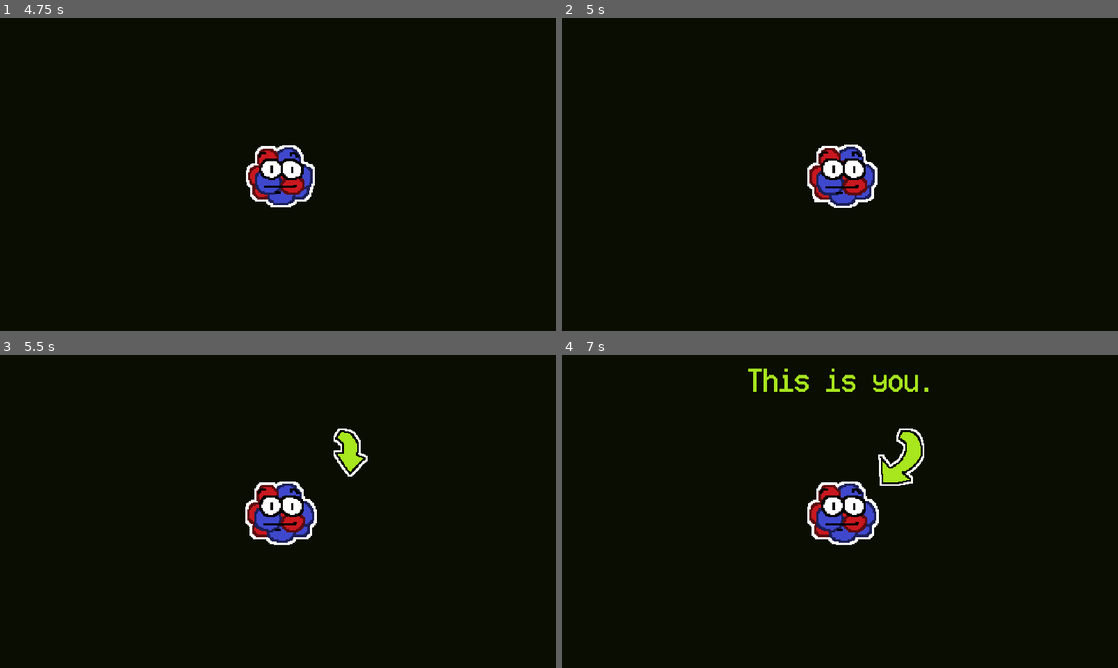
Above: before the commit, frames 1-4 (two rows, left to right).
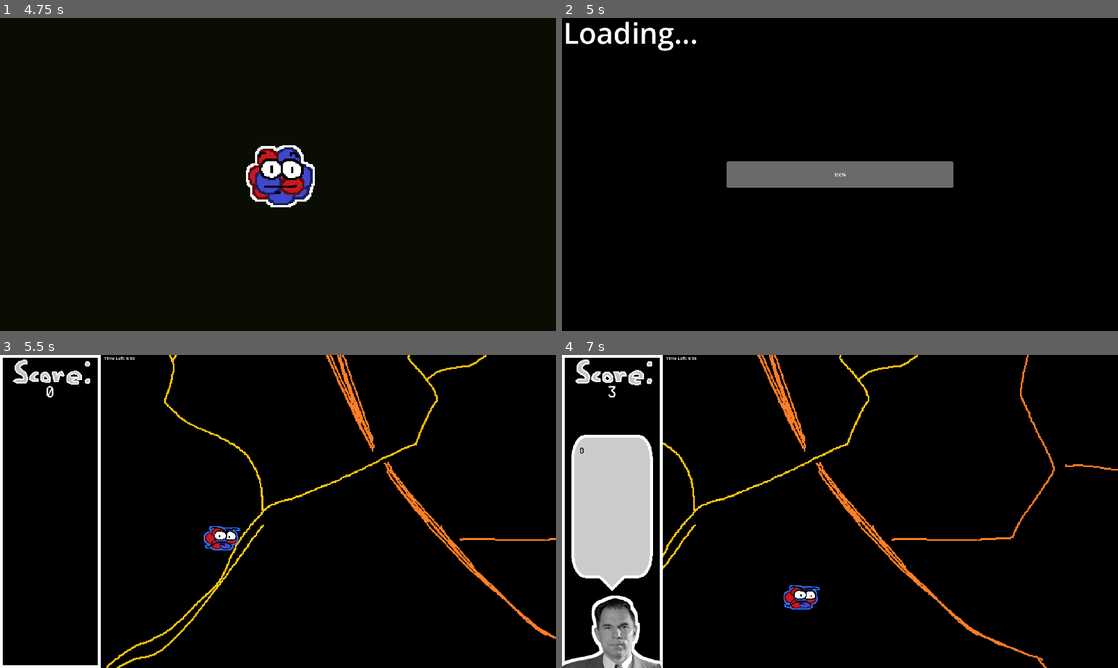
Above: after the commit, the same moments.

Repository: Quill-x/Atom
Game: Godot game, scene res://scenes/title_screen.tscn
Two runs of this game, one before a commit and one after it. Both use one fixed random seed, a clock stepped at 60 frames per second and the inputs below. Sound files missing from this copy of the repository are replaced by a short silence.
Inputs:
- Up to frame 1 (4.75 s): click "play game" at 0.5 s; hold D (Right) 1.28-2.03 s; hold Shift (Slow) 1.28-2.03 s; hold S (Down) 2.03-2.78 s; tap Shift (Slow) at 2.1, 3.6 s; hold D (Right) 2.78-3.53 s; hold Shift (Slow) 2.78-3.53 s; hold Up (Up) 3.53-4.28 s; hold A (Left) from 4.28 s (still down); hold Shift (Slow) from 4.28 s (still down)
- Up to frame 2 (5 s): keep holding A (Left); keep holding Shift (Slow); tap Tab (Skip, bound only after the commit) at 4.9 s
- Up to frame 3 (5.5 s): keep holding A (Left); release Shift (Slow) at 5.03 s; tap Shift (Slow) at 5.1 s
- Up to frame 4 (7 s): release A (Left) at 5.78 s; hold S (Down) 5.78-6.53 s; hold Shift (Slow) 5.78-6.53 s; hold D (Right) from 6.53 s (still down); tap Shift (Slow) at 6.6 s

Frame 1 is identical in both runs. In frame 2, 5.0% of the frame differs, in the area x 0-71%, y 1-61%; in frame 3, 7.2%; in frame 4, 16%, in the area x 0-100%, y 0-100%.

Commit message:
Added Cutscene Skipping

Diff:
--- a/project.godot
+++ b/project.godot
@@ -28,7 +28,6 @@
 window/size/mode=4
 window/size/borderless=true
 window/stretch/mode="viewport"
-window/stretch/aspect="keep_height"
 
 [input]
 
@@ -36,28 +35,24 @@
 "deadzone": 0.5,
 "events": [Object(InputEventKey,"resource_local_to_scene":false,"resource_name":"","device":-1,"window_id":0,"alt_press …(191 unchanged characters)…
 , Object(InputEventKey,"resource_local_to_scene":false,"resource_name":"","device":-1,"window_id":0,"alt_pressed":false …(186 unchanged characters)…
-, Object(InputEventJoypadMotion,"resource_local_to_scene":false,"resource_name":"","device":-1,"axis":0,"axis_value":-1.0,"script":null)
 ]
 }
 Right={
 "deadzone": 0.5,
 "events": [Object(InputEventKey,"resource_local_to_scene":false,"resource_name":"","device":-1,"window_id":0,"alt_press …(192 unchanged characters)…
 , Object(InputEventKey,"resource_local_to_scene":false,"resource_name":"","device":-1,"window_id":0,"alt_pressed":false …(186 unchanged characters)…
-, Object(InputEventJoypadMotion,"resource_local_to_scene":false,"resource_name":"","device":-1,"axis":0,"axis_value":1.0,"script":null)
 ]
 }
 Up={
 "deadzone": 0.5,
 "events": [Object(InputEventKey,"resource_local_to_scene":false,"resource_name":"","device":-1,"window_id":0,"alt_press …(195 unchanged characters)…
 , Object(InputEventKey,"resource_local_to_scene":false,"resource_name":"","device":-1,"window_id":0,"alt_pressed":false …(183 unchanged characters)…
-, Object(InputEventJoypadMotion,"resource_local_to_scene":false,"resource_name":"","device":-1,"axis":1,"axis_value":-1.0,"script":null)
 ]
 }
 Down={
 "deadzone": 0.5,
 "events": [Object(InputEventKey,"resource_local_to_scene":false,"resource_name":"","device":-1,"window_id":0,"alt_press …(192 unchanged characters)…
 , Object(InputEventKey,"resource_local_to_scene":false,"resource_name":"","device":-1,"window_id":0,"alt_pressed":false …(186 unchanged characters)…
-, Object(InputEventJoypadMotion,"resource_local_to_scene":false,"resource_name":"","device":-1,"axis":1,"axis_value":1.0,"script":null)
 ]
 }
 Slow={
@@ -65,6 +60,13 @@
 "events": [Object(InputEventKey,"resource_local_to_scene":false,"resource_name":"","device":-1,"window_id":0,"alt_press …(195 unchanged characters)…
 ]
 }
+Skip={
+"deadzone": 0.5,
+"events": [Object(InputEventKey,"resource_local_to_scene":false,"resource_name":"","device":-1,"window_id":0,"alt_pressed":false,"shift_pressed":false,"ctrl_pressed":false,"meta_pressed":false,"pressed":false,"keycode":0,"physical_keycode":4194306,"key_label":0,"unicode":0,"location":0,"echo":false,"script":null)
+, Object(InputEventKey,"resource_local_to_scene":false,"resource_name":"","device":-1,"window_id":0,"alt_pressed":false,"shift_pressed":false,"ctrl_pressed":false,"meta_pressed":false,"pressed":false,"keycode":0,"physical_keycode":4194305,"key_label":0,"unicode":0,"location":0,"echo":false,"script":null)
+, Object(InputEventKey,"resource_local_to_scene":false,"resource_name":"","device":-1,"window_id":0,"alt_pressed":false,"shift_pressed":false,"ctrl_pressed":false,"meta_pressed":false,"pressed":false,"keycode":0,"physical_keycode":32,"key_label":0,"unicode":32,"location":0,"echo":false,"script":null)
+]
+}
 
 [rendering]
 
--- a/scenes/cutscene.gd
+++ b/scenes/cutscene.gd
@@ -1,6 +1,20 @@
 extends Node2D
 
+func _process(delta: float) -> void:
+	if Input.is_action_pressed("Skip"):
+		Global.nextScene = "res://scenes/Level.tscn"
+		get_tree().change_scene_to_file("res://scenes/loading.tscn")
+#	if $AnimationPlayer.current_animation == "opening":
+#		$AnimationPlayer.current_animation_position = $Music.get_playback_position()
+#	if $AnimationPlayer.current_animation == "scientist":
+#		$AnimationPlayer.current_animation_position = ($Music.get_playback_position()-13.563)
+#	if $AnimationPlayer.current_animation == "atom":
+#		$AnimationPlayer.current_animation_position = ($Music.get_playback_position()-(13.563+11.66))
+
+
 func _on_animation_player_animation_finished(anim_name):
+
+
 	if anim_name == "opening":
 		$AnimationPlayer.play("scientist")
 	elif anim_name == "scientist":
--- a/scenes/title_screen.tscn
+++ b/scenes/title_screen.tscn
@@ -151,5 +151,16 @@
 offset_bottom = 83.0
 text = "Credits"
 
+[node name="Label" type="Label" parent="."]
+offset_left = 1945.0
+offset_top = 24.0
+offset_right = 2150.0
+offset_bottom = 122.0
+theme_override_font_sizes/font_size = 40
+text = "If you can see this,
+put your game/browser
+in fullscreen mode!
+I am working on a fix!"
+
 [connection signal="pressed" from="Play" to="." method="_on_play_button_pressed"]
 [connection signal="pressed" from="Credits" to="Sprite2D" method="_on_credits_pressed"]
Not shown, changed: export_presets.cfg
